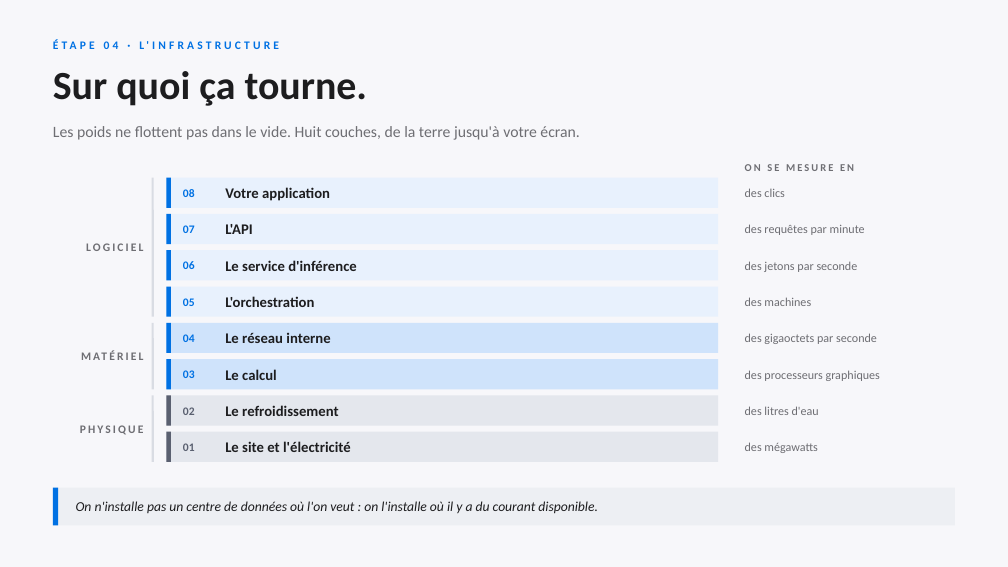
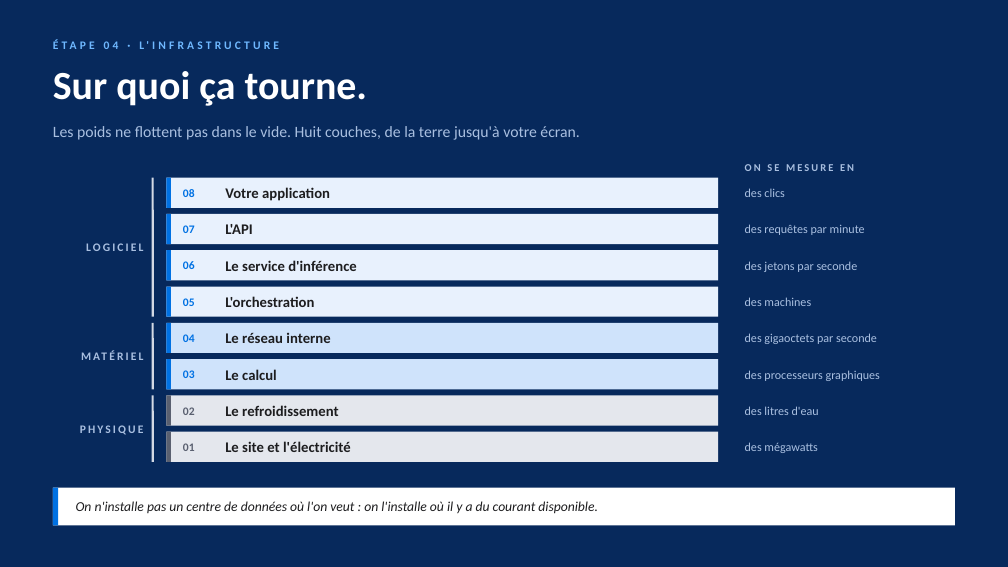
Before and after one commit to benoit-sigwald/training, a slide deck: slide 4 of slides/Genese-de-l-IA.pptx. Drawn at 1008x567 pixels with LibreOffice and Linux fonts; fonts in the diff are those of the drawing. Boxes give left, top, right and bottom in pixels: in the first picture for what was removed or moved away, otherwise in the second. Text is boxed around its words. In the diff, an @@ line names an element or a change of style, - is before the commit and + after.

```diff
--- a/slides/Genese-de-l-IA.pptx
+++ b/slides/Genese-de-l-IA.pptx
@@ background #F7F7FA to #07295C @@
@@ text "ÉTAPE 04 · L'INFRASTRUCTURE" at box(139, 41, 148, 49): text colour #0071E3 to #6FB8FF @@
@@ text "Sur quoi ça tourne." at box(53, 71, 368, 106): text colour #1D1D1F to #FFFFFF @@
@@ line (153, 178) - (153, 317): stroke #D9DCE3 2 pt to #D3D9E4 2 pt @@
@@ line (153, 323) - (153, 389): stroke #D9DCE3 2 pt to #D3D9E4 2 pt @@
@@ text colour #6E6E73 to #A9BFE0 in 13 elements at box(53, 126, 579, 140), box(745, 164, 854, 171), box(745, 188, 784, 197), box(745, 224, 865, 235), box(745, 261, 858, 272), box(745, 297, 811, 306), box(745, 333, 877, 344), box(745, 370, 880, 381), box(745, 406, 819, 415), box(745, 442, 817, 453), box(86, 243, 143, 251), box(26, 345, 144, 368), box(80, 425, 144, 435) @@
@@ line (153, 395) - (153, 462): stroke #D9DCE3 2 pt to #D3D9E4 2 pt @@
@@ rectangle at box(53, 488, 955, 526): fill #EDEFF3 to #FFFFFF @@
```
Also in this commit, not shown: 4 other slides changed, 1 slide added, 5 other files.
